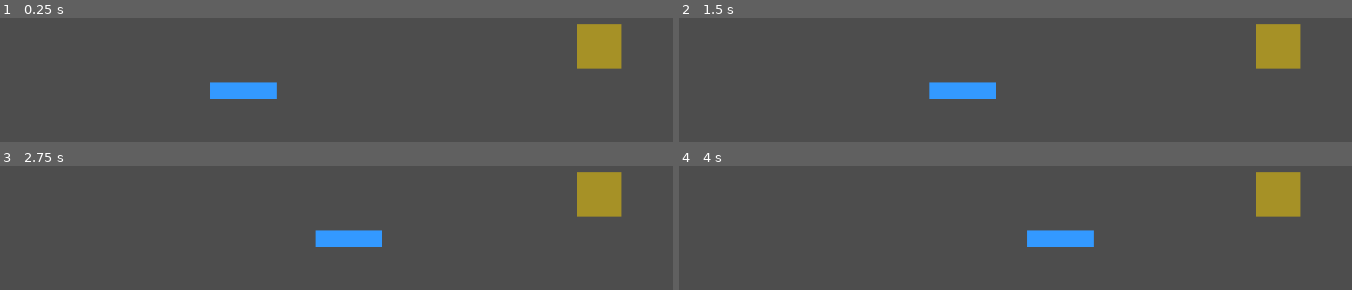
Above: before the commit, frames 1-4 (two rows, left to right).
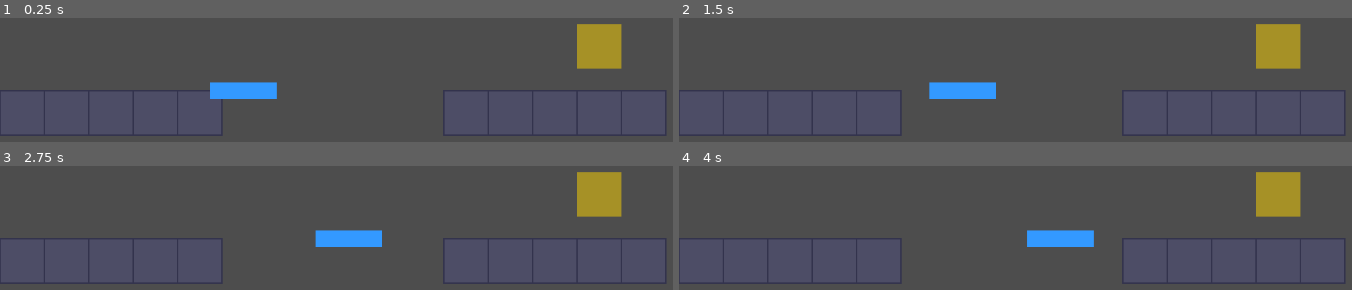
Above: after the commit, the same moments.

Repository: Naoki-kubo64/AI-Action
Game: Godot game, scene res://scenes/levels/Level_1-5.tscn
Two runs of this game, one before a commit and one after it. Both use one fixed random seed, a clock stepped at 60 frames per second and the inputs below. This scene is started directly instead of the project's main scene.
Inputs:
- Up to frame 1 (0.25 s): no input
- Up to frame 2 (1.5 s): tap Enter at 0.5 s; tap Space at 1.25 s
- Up to frame 3 (2.75 s): no input
- Up to frame 4 (4 s): no input

The runs differ from the first frame. In frame 1, 23% of the frame differs, in the area x 0-99%, y 58-96%; in frame 2, 23%; in frame 3, 23%; in frame 4, 23%.

Commit message:
fix: explicit collision layer for Block scene and adjusted Level 1-5 start point

Diff:
--- a/scenes/block.tscn
+++ b/scenes/block.tscn
@@ -1,6 +1,11 @@
 [gd_scene load_steps=2 format=3 uid="uid://block001"]
 
+[sub_resource type="RectangleShape2D" id="RectangleShape2D_block"]
+size = Vector2(64, 64)
+
 [node name="Block" type="StaticBody2D"]
+collision_layer = 1
+collision_mask = 0
 
 [node name="CollisionShape2D" type="CollisionShape2D" parent="."]
 position = Vector2(32, 32)
@@ -17,6 +22,3 @@
 border_color = Color(0.2, 0.2, 0.3, 1)
 border_width = 2.0
 editor_only = false
-
-[sub_resource type="RectangleShape2D" id="RectangleShape2D_block"]
-size = Vector2(64, 64)
--- a/scenes/levels/Level_1-5.tscn
+++ b/scenes/levels/Level_1-5.tscn
@@ -13,7 +13,7 @@
 [node name="Level_1-5" type="Node2D"]
 
 [node name="StartPoint" type="Node2D" parent="."]
-position = Vector2(96, 448)
+position = Vector2(96, 400)
 
 [node name="FloorStart" type="Node2D" parent="."]
 
